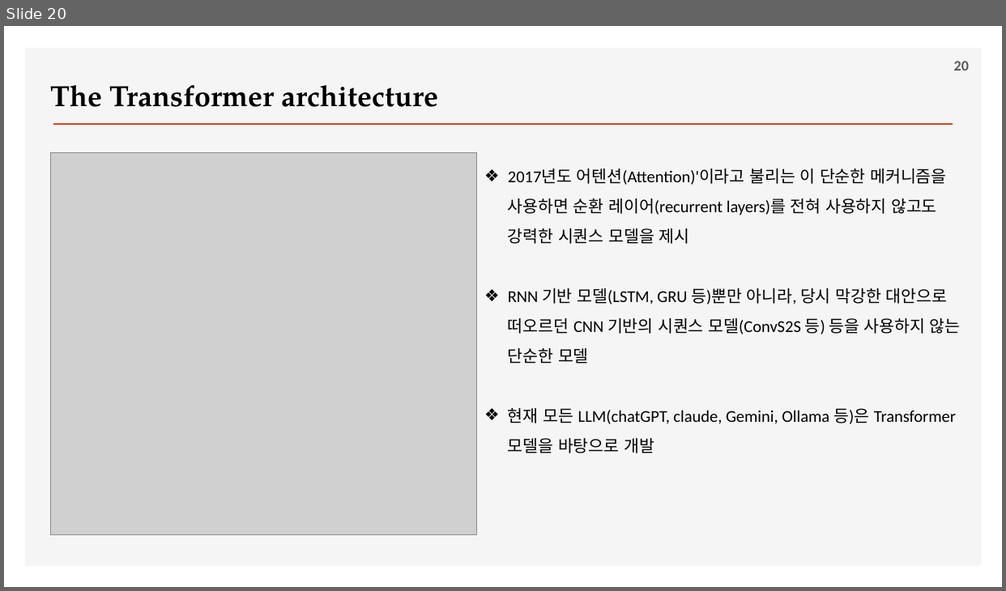
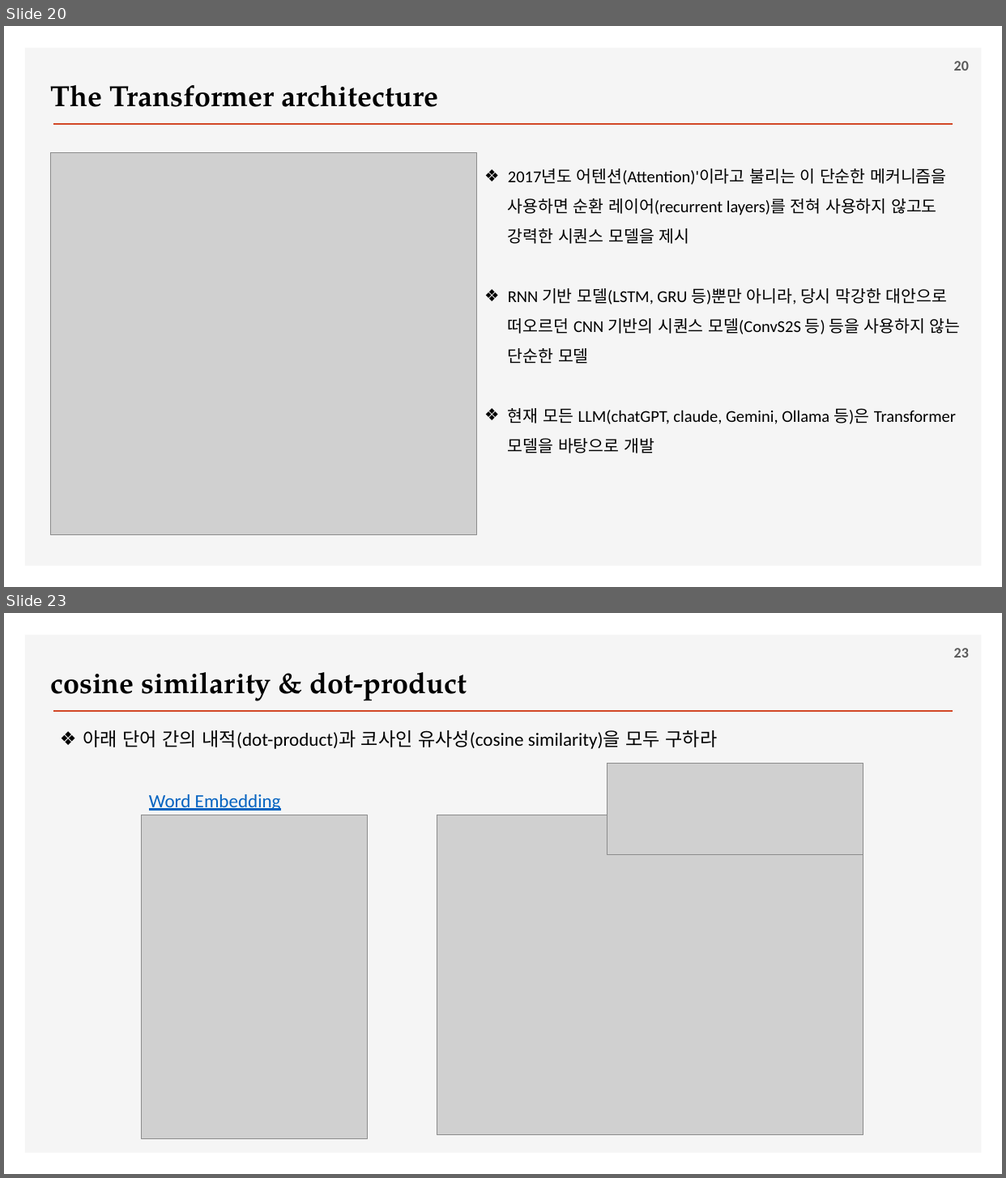
Before and after one commit to ancestor9/2026_Fall_Deep-Learning-with-Python, a slide deck: Chapter 15 Language models and the Transformer.pptx. Shown one above the other, each under a label of ours: slide 20 before the commit, slides 20 and 23 after it; the slides between them are not shown. The pictures are 1006x591 and 1006x1178 pixels, drawn with LibreOffice and Linux fonts; fonts in the diff are those of the drawing; grey boxes stand for pictures; background and template pictures are left out. Boxes give left, top, right and bottom in pixels: in the first picture for what was removed or moved away, otherwise in the second. Text is boxed around its words. In the diff, an @@ line names an element or a change of style, - is before the commit and + after.

```diff
--- a/Chapter 15 Language models and the Transformer.pptx
+++ b/Chapter 15 Language models and the Transformer.pptx
@@ slide 23 added at (4, 613, 1002, 1174), background #FFFFFF; not listed: 2 template elements that a slide beside it also shows @@
@@ page number added at (954, 648, 969, 658), 14 pt, text #595959, bold @@
+23
@@ text added at (50, 672, 467, 701), 28 pt, text #000000, bold @@
+cosine similarity & dot-product
@@ text added at (83, 730, 718, 749), 18 pt, text #000000 @@
+❖ 아래 단어 간의 내적(dot-product)과 코사인 유사성(cosine similarity)을 모두 구하라
@@ picture added at (607, 764, 863, 855) @@
@@ text added at (149, 794, 281, 811), 18 pt, text #0563C1, underline @@
+Word Embedding
@@ picture added at (142, 815, 368, 1139) @@
@@ picture added at (437, 815, 863, 1135) @@
```
Also in this commit, not shown: 13 slides changed, 1 other slide added, 1 slide removed.
